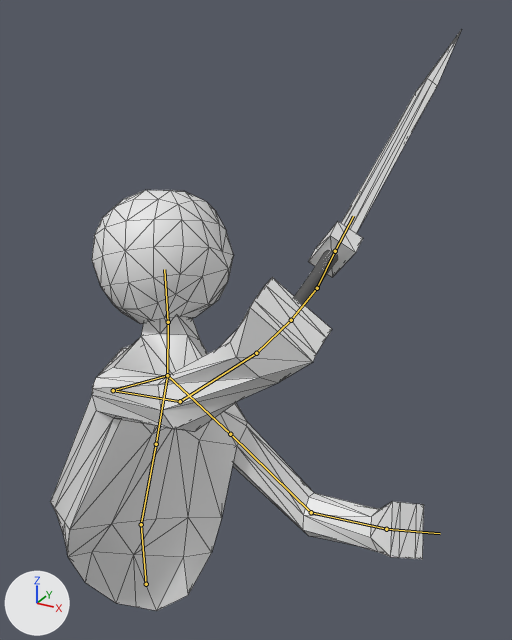
The glTF model Project/Resources/Model/Gltf/player.gltf: old version first, new version second.
Camera for both pictures: a 50 mm camera at (2.25, -2.66, 3.42) aimed at (0.51, 0.5, 1.84). The axes (+X, +Y, +Z) are drawn at lower left. The lights are the same throughout. Both versions are drawn at frame 8 of the action 'WaitToAttack1'; the numbers are the values there. The bones that bend it are drawn over the model as lines. Mesh edges are drawn as thin lines.

Objects in the first picture: 'Player'.
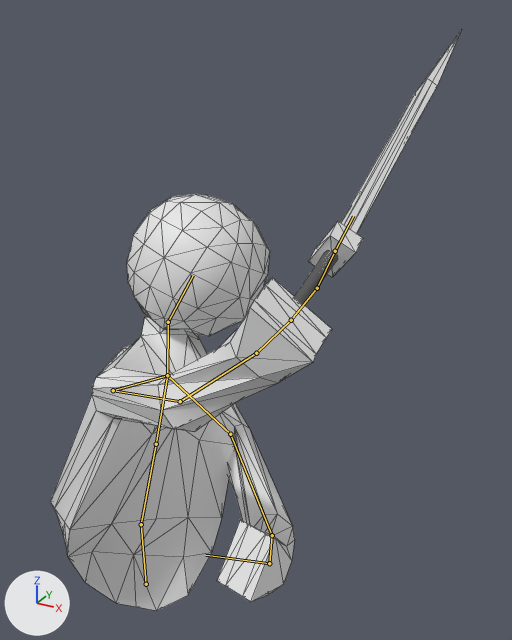
What the commit changed:
Bone 'head' (bone_head) turns from (-44, 97, -43) to (3, 100, -31) degrees about its own x, y and z.
Bone 'leftElbow' (bone_leftelbow) turns from (20, -11, -10) to (65, 34, -3) degrees about its own x, y and z.

Changed parts and their boxes (x1, y1, x2, y2) in the pictures (512 x 640 px):
'Player', posed: (50, 29, 462, 611) in both
bone 'head', root to tip: before (168, 322) to (164, 269); after (168, 322) to (193, 275)
bone 'leftElbow', root to tip: before (230, 434) to (311, 512); after (230, 434) to (272, 535)
